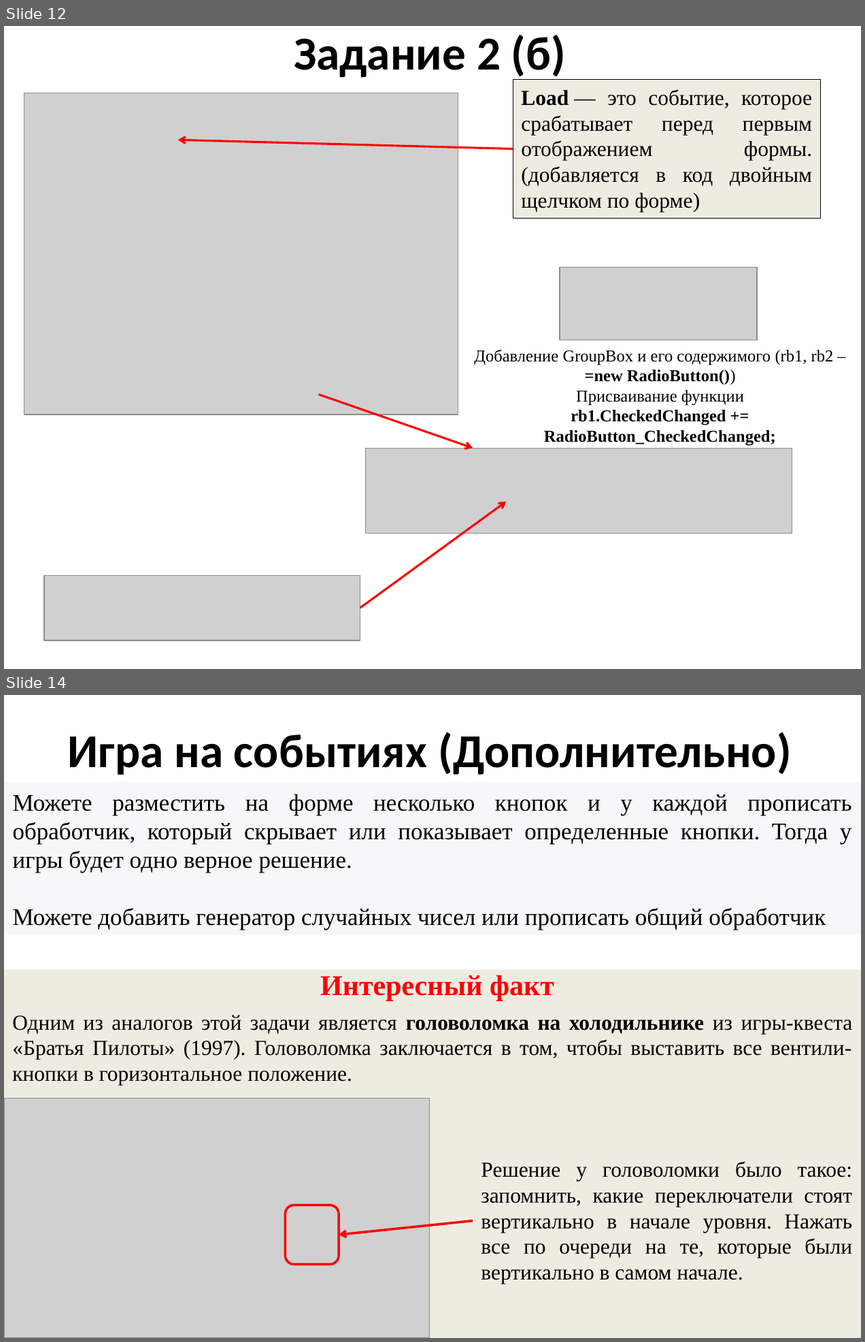
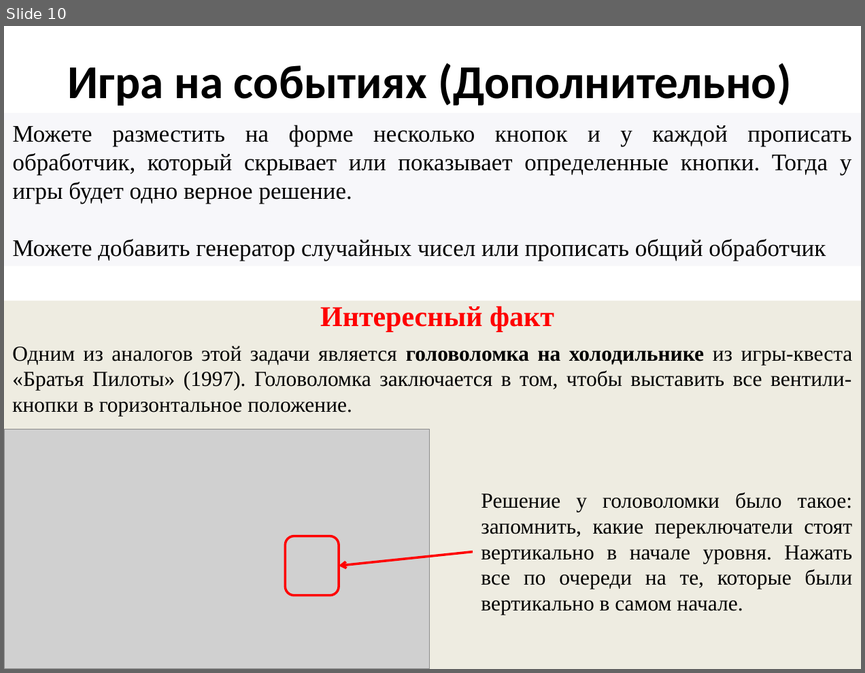
Before and after one commit to mbdatateach/site, a slide deck: 3испсп/технологии программирования/1 Знакомство.pptx. Shown one above the other, each under a label of ours: slides 12 and 14 before the commit, slide 10 after it; the slides between them are not shown. The pictures are 865x1342 and 865x673 pixels, drawn with LibreOffice and Linux fonts; fonts in the diff are those of the drawing; grey boxes stand for pictures. Boxes give left, top, right and bottom in pixels: in the first picture for what was removed or moved away, otherwise in the second. Text is boxed around its words. In the diff, an @@ line names an element or a change of style, - is before the commit and + after.

```diff
--- a/3испсп/технологии программирования/1 Знакомство.pptx
+++ b/3испсп/технологии программирования/1 Знакомство.pptx
@@ slide 12 removed at bbox=[4, 26, 861, 669], background #FFFFFF @@
@@ title removed at bbox=[294, 34, 566, 82] @@
-Задание 2 (б)
@@ rectangle removed at bbox=[513, 79, 821, 218] @@
-Load — это событие, которое срабатывает перед первым отображением формы. (добавляется в код двойным щелчком по форме)
@@ picture removed at bbox=[24, 93, 458, 414] @@
@@ arrow removed from (513, 148) to (178, 140) @@
@@ picture removed at bbox=[559, 267, 756, 339] @@
@@ text removed at bbox=[474, 349, 834, 445] @@
-Добавление GroupBox и его содержимого (rb1, rb2 – =new RadioButton())
-Присваивание функции
-rb1.CheckedChanged += RadioButton_CheckedChanged;
@@ arrow removed from (318, 395) to (473, 448) @@
@@ picture removed at bbox=[366, 448, 791, 533] @@
@@ arrow removed from (360, 608) to (506, 501) @@
@@ picture removed at bbox=[44, 575, 360, 640] @@
@@ what was slide 14 is now slide 10 @@
```
Also in this commit, not shown: 6 slides changed, 3 other slides removed, 12 other files.
